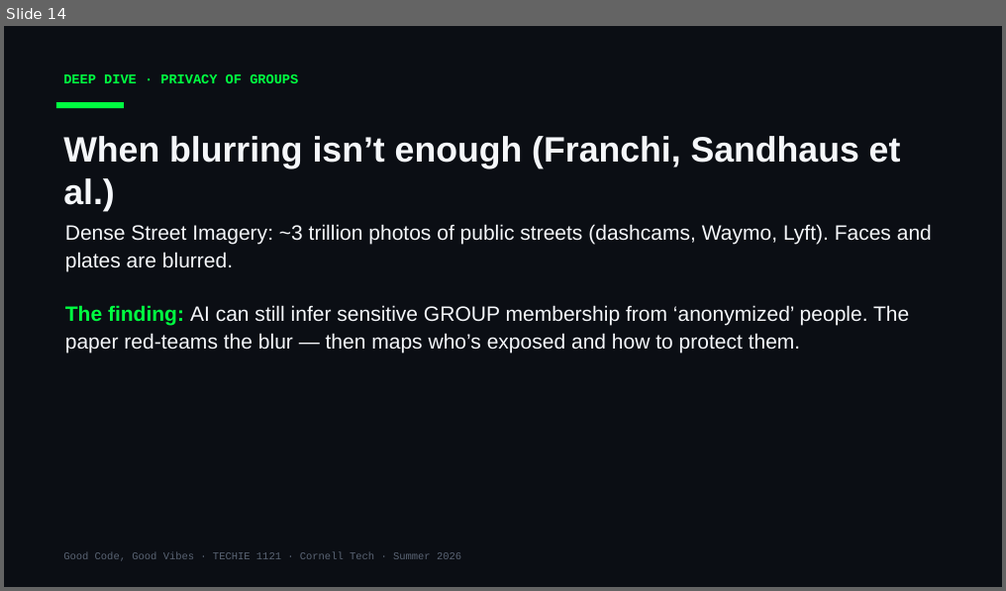
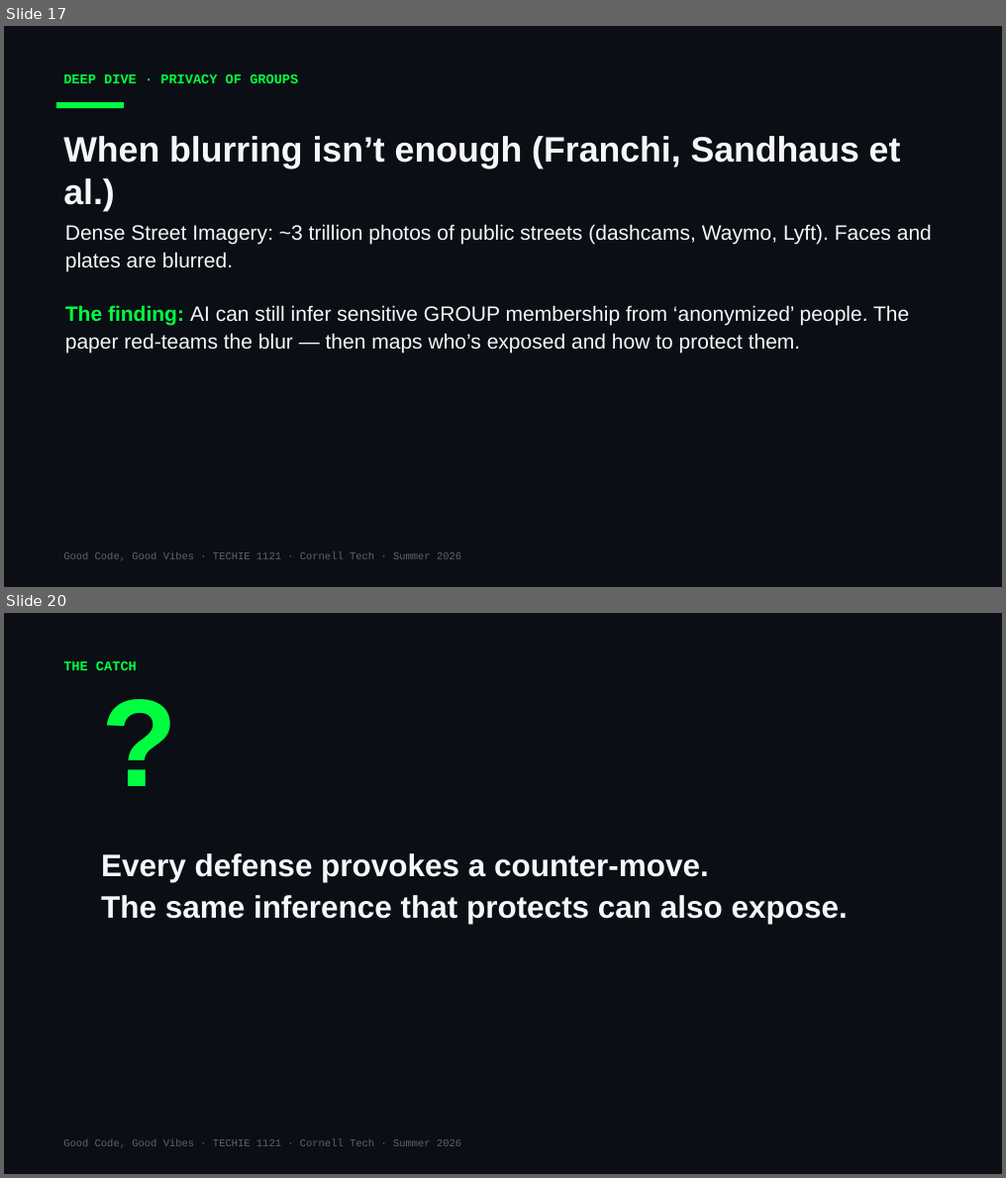
Before and after one commit to Cornell-Tech-Vibe-Coding-Summer-2026/website, a slide deck: slides/Week2-Wed-AI-Against-AI.pptx. Shown one above the other, each under a label of ours: slide 14 before the commit, slides 17 and 20 after it; the slides between them are not shown. The pictures are 1006x591 and 1006x1178 pixels, drawn with LibreOffice and Linux fonts; fonts in the diff are those of the drawing. Boxes give left, top, right and bottom in pixels: in the first picture for what was removed or moved away, otherwise in the second. Text is boxed around its words. In the diff, an @@ line names an element or a change of style, - is before the commit and + after.

```diff
--- a/slides/Week2-Wed-AI-Against-AI.pptx
+++ b/slides/Week2-Wed-AI-Against-AI.pptx
@@ slide 20 added at [4, 613, 1002, 1174], background #0B0E14 @@
@@ text added at [63, 662, 137, 670], 13 pt, text #00FF41, bold @@
+THE CATCH
@@ text added at [94, 658, 319, 808], 120 pt, text #00FF41, bold @@
+?
@@ text added at [101, 854, 847, 924], 30 pt, text #F5F7FA, bold @@
+Every defense provokes a counter-move.
+The same inference that protects can also expose.
@@ text added at [63, 1140, 461, 1149], 10 pt, text #5A6474 @@
+Good Code, Good Vibes · TECHIE 1121 · Cornell Tech · Summer 2026
@@ what was slide 14 is now slide 17 @@
```
Also in this commit, not shown: 3 slides changed, 6 other slides added, 1 other file.
